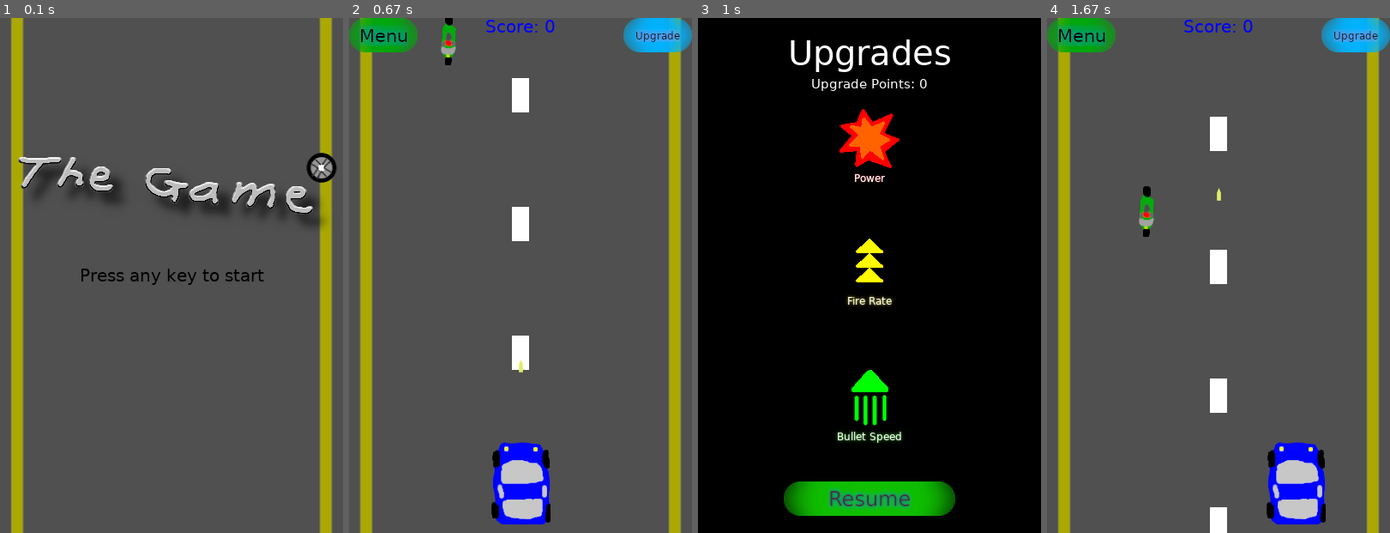
Above: before the commit, frames 1-4 (left to right).
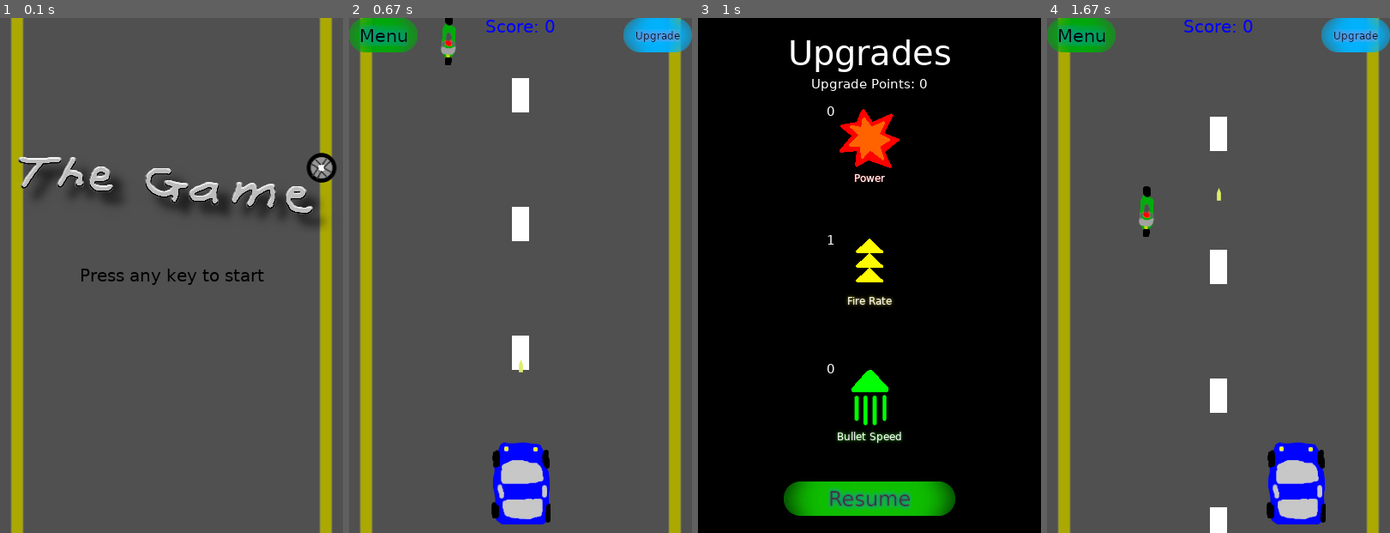
Above: after the commit, the same moments.

Repository: mnguyen4/learning-py-game
Game: pygame game, started from src/game_main_2.py
The game is run twice, just before and just after one commit, with the same random seed, the same clock (stepped at 60 frames per second) and the same inputs.
Inputs (mouse positions are in pixels of both pictures, inside the frame that each line leads up to):
- Up to frame 1 (0.1 s): no input
- Up to frame 2 (0.67 s): tap Space at 0.33 s
- Up to frame 3 (1 s): click (1006, 33) at 0.72 s
- Up to frame 4 (1.67 s): click (1218, 496) at 1.05 s; hold Right from 1.33 s (still down); tap Space at 1.4 s

Frames 1-2 are identical in both runs. In frame 3, less than 0.1% of the frame differs, in the area x 37-40%, y 17-69%; in frame 4, nothing differs.

Commit message:
Added upgrade points display for each upgrade.

Diff:
--- a/src/game_functions.py
+++ b/src/game_functions.py
@@ -84,10 +84,16 @@
                             game_state.UPGRADE_PTS -= 1
                             game_state.BULLET_SPEED += 1
         upgrade_pts = font_small.render("Upgrade Points: " + str(game_state.UPGRADE_PTS), True, game_state.WHITE)
+        power_pts = font_small.render(str(game_state.BULLET_POWER), True, game_state.WHITE)
+        rate_pts = font_small.render(str(game_state.BULLET_RATE), True, game_state.WHITE)
+        speed_pts = font_small.render(str(game_state.BULLET_SPEED), True, game_state.WHITE)
         game_surface.fill(game_state.BLACK)
         game_surface.blit(power_btn.image, power_btn.rect)
+        game_surface.blit(power_pts, power_btn.rect)
         game_surface.blit(rate_btn.image, rate_btn.rect)
+        game_surface.blit(rate_pts, rate_btn.rect)
         game_surface.blit(speed_btn.image, speed_btn.rect)
+        game_surface.blit(speed_pts, speed_btn.rect)
         game_surface.blit(resume_btn.image, resume_btn.rect)
         game_surface.blit(upgrade_txt, upgrade_txt.get_rect(center=(game_state.SCREEN_WIDTH / 2, 40)))
         game_surface.blit(upgrade_pts, upgrade_pts.get_rect(center=(game_state.SCREEN_WIDTH / 2, upgrade_txt.get_rect().bottom + 30)))
